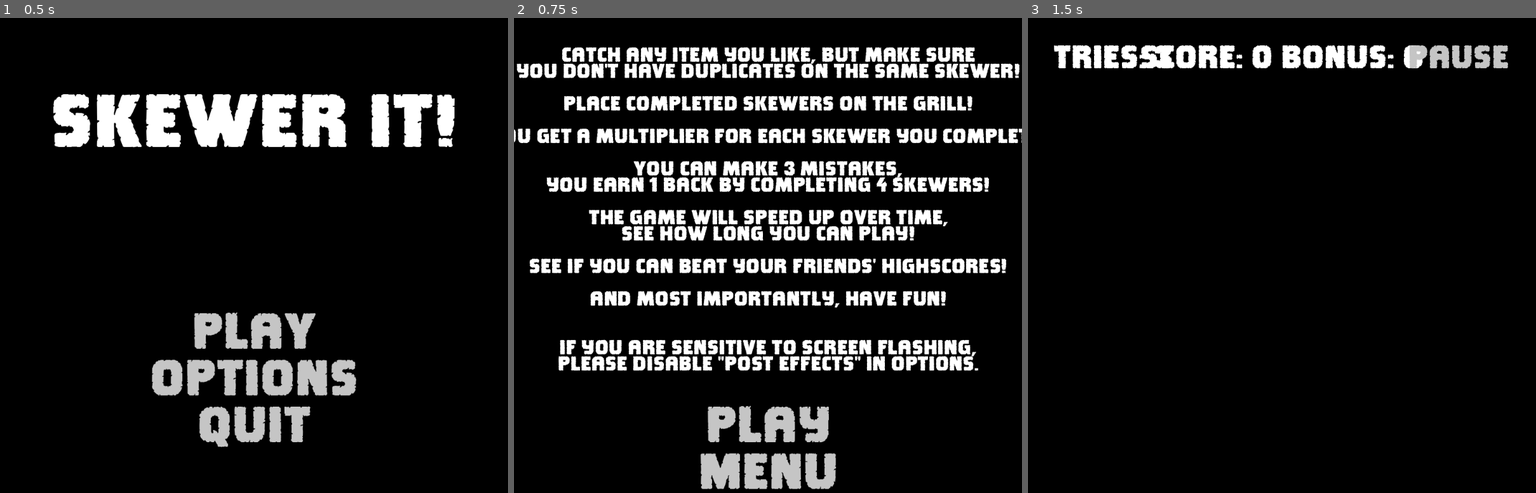
Above: before the commit, frames 1-3 (left to right).
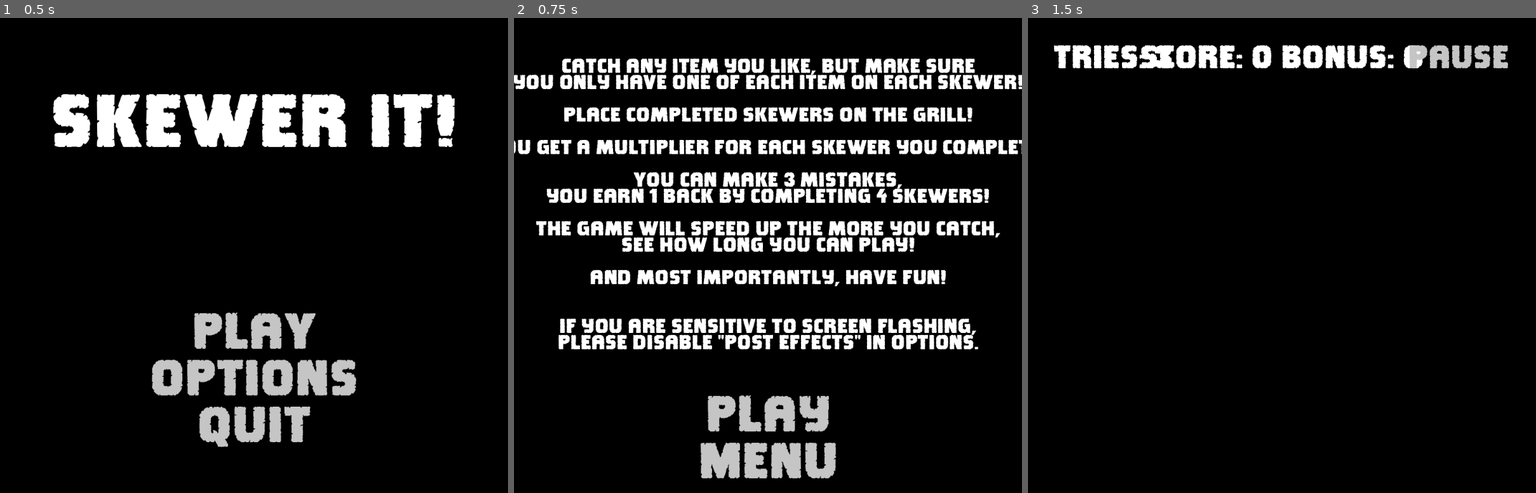
Above: after the commit, the same moments.

Repository: MichaelDawe/skewer_it
Game: Godot game, scene res://main.tscn
The game is run twice, just before and just after one commit, with the same random seed, the same clock (stepped at 60 frames per second) and the same inputs. Sound files missing from this copy of the repository are replaced by a short silence.
Inputs:
- Up to frame 1 (0.5 s): no input
- Up to frame 2 (0.75 s): click "PLAY" at 0.5 s
- Up to frame 3 (1.5 s): click "Play" at 1.25 s

Frame 1 is identical in both runs. In frame 2, 34% of the frame differs, in the area x 0-100%, y 6-100%; in frame 3, nothing differs.

Commit message:
Created Sausage texture and fixed a few small things

Diff:
--- a/credits.tscn
+++ b/credits.tscn
@@ -65,10 +65,6 @@
 Sounds from: Pixabay.com
 
 
-Thanks to My unkle kenneth for
-suggesting the 'KEN' mode.
-
-
 Thanks to all the Playtesters:
 redocrehtona
 
--- a/main.gd
+++ b/main.gd
@@ -113,7 +113,8 @@
 				$GrillFX.bus = "FX SlowMo"
 				$BadFX.bus = "FX SlowMo"
 				$HighscoreFX.bus = "FX SlowMo"
-				$Music.volume_db = -6
+				$Music.volume_db = -3
+				$Music.set_pitch_scale(0.6)
 				catchYourBreath = false
 		elif(!catchYourBreath):
 			$GoodFX.bus = "FX"
@@ -121,6 +122,7 @@
 			$BadFX.bus = "FX"
 			$HighscoreFX.bus = "FX"
 			$Music.volume_db = 0
+			$Music.set_pitch_scale(1.0)
 			catchYourBreath = true
 		#
 		playTime += delta
--- a/main.tscn
+++ b/main.tscn
@@ -5,42 +5,42 @@
 [ext_resource type="Script" path="res://Background.gd" id="3_pwabm"]
 [ext_resource type="ArrayMesh" uid="uid://cc6iu6dpx7w14" path="res://models/Aubergine.obj" id="3_w2r1g"]
 [ext_resource type="Shader" path="res://shaders/material.gdshader" id="4_6g46a"]
-[ext_resource type="Texture2D" uid="uid://4o75wuiclry5" path="res://textures/aubergine  (20230628020424).png" id="5_dia82"]
 [ext_resource type="ArrayMesh" uid="uid://c4gxgypufcvew" path="res://models/Garlic.obj" id="6_2t5ge"]
-[ext_resource type="Texture2D" uid="uid://sytdl5fhtgjm" path="res://textures/galic (20230628075115).png" id="7_5p7gu"]
+[ext_resource type="Texture2D" uid="uid://4o75wuiclry5" path="res://textures/Aubergine.png" id="7_70c85"]
 [ext_resource type="ArrayMesh" uid="uid://ejcbp2kgua65" path="res://models/Gerkin.obj" id="7_yslce"]
 [ext_resource type="ArrayMesh" uid="uid://ct5fs8f20fa7g" path="res://models/GreenPepper.obj" id="8_1pksx"]
+[ext_resource type="Texture2D" uid="uid://sytdl5fhtgjm" path="res://textures/Garlic.png" id="9_1tong"]
 [ext_resource type="ArrayMesh" uid="uid://dxu1yykbfomaj" path="res://models/Maize.obj" id="9_qny88"]
-[ext_resource type="Texture2D" uid="uid://54n8b0x5u0qy" path="res://textures/gerkin (20230628011145).png" id="9_yo6to"]
 [ext_resource type="ArrayMesh" uid="uid://3u8kppup1r0m" path="res://models/MarinatedTofu.obj" id="10_5akmt"]
-[ext_resource type="Texture2D" uid="uid://ea7gb7atcdnx" path="res://textures/greenpepper  (20230628042917).png" id="11_2pxnw"]
 [ext_resource type="ArrayMesh" uid="uid://dre75lu6vvwyg" path="res://models/Mushroom.obj" id="11_3u7ha"]
+[ext_resource type="Texture2D" uid="uid://54n8b0x5u0qy" path="res://textures/Gerkin.png" id="11_rsvxd"]
 [ext_resource type="ArrayMesh" uid="uid://5jd5i0ay2264" path="res://models/Olive.obj" id="12_pxxnx"]
-[ext_resource type="Texture2D" uid="uid://cv2xm4k8ijoar" path="res://textures/maize (20230628074548).png" id="13_i3py4"]
 [ext_resource type="ArrayMesh" uid="uid://drtwqb0ljbelm" path="res://models/Pineapple.obj" id="13_mlim2"]
+[ext_resource type="Texture2D" uid="uid://p10uyj641lrl" path="res://textures/YellowPepper.png" id="13_wjnw2"]
 [ext_resource type="ArrayMesh" uid="uid://ctsysmkgvoip8" path="res://models/RedPepper.obj" id="14_gk7ww"]
 [ext_resource type="ArrayMesh" uid="uid://bbrh83mvw8nby" path="res://models/Sausage.obj" id="15_4m00c"]
-[ext_resource type="Texture2D" uid="uid://cwirmxdg0aavo" path="res://textures/tofu2 (20230628010940).png" id="15_17qfx"]
+[ext_resource type="Texture2D" uid="uid://b8dagkhbjie0s" path="res://textures/Tomato.png" id="15_eo4ej"]
 [ext_resource type="ArrayMesh" uid="uid://d1v4400cj0oi2" path="res://models/Shallot.obj" id="16_0tfja"]
 [ext_resource type="ArrayMesh" uid="uid://yt5qh8kalteg" path="res://models/Tofu.obj" id="17_ecc5e"]
-[ext_resource type="Texture2D" uid="uid://c3lk06qgdedif" path="res://textures/mushroom (20230629032001).png" id="17_smpgd"]
+[ext_resource type="Texture2D" uid="uid://btqusv8vuxx7c" path="res://textures/Tofu.png" id="17_rgn0q"]
 [ext_resource type="ArrayMesh" uid="uid://clrf361ggk5r7" path="res://models/Tomato.obj" id="18_tjta7"]
-[ext_resource type="Texture2D" uid="uid://w2a1omfmkaeu" path="res://textures/olive (20230626074646).png" id="19_cgdbg"]
+[ext_resource type="Texture2D" uid="uid://la7n5rtkoqsg" path="res://textures/Shallot.png" id="19_7kjtb"]
 [ext_resource type="ArrayMesh" uid="uid://bg380ssepk4vu" path="res://models/YellowPepper.obj" id="19_sglii"]
-[ext_resource type="Texture2D" uid="uid://dblnwp78gjb23" path="res://textures/pineapple (20230629021551).png" id="21_f3dqv"]
-[ext_resource type="Texture2D" uid="uid://bs7nvsivyiwpd" path="res://textures/redpepper (20230628014100).png" id="23_5ao0t"]
-[ext_resource type="Texture2D" uid="uid://dwd20kfhc3ays" path="res://textures/sausage3 (20230629083445).png" id="25_42v72"]
-[ext_resource type="Texture2D" uid="uid://la7n5rtkoqsg" path="res://textures/shallot (20230629015459).png" id="27_hhv0u"]
-[ext_resource type="Texture2D" uid="uid://btqusv8vuxx7c" path="res://textures/tofu1 (20230603030406).png" id="29_ep6vy"]
-[ext_resource type="Texture2D" uid="uid://b8dagkhbjie0s" path="res://textures/tomato (20230629021339).png" id="31_pd8id"]
-[ext_resource type="Texture2D" uid="uid://p10uyj641lrl" path="res://textures/yellowpepper  (20230628014237).png" id="33_jtmga"]
-[ext_resource type="ArrayMesh" uid="uid://1nhv3lxo1dqm" path="res://models/Skewer.obj" id="34_m0car"]
+[ext_resource type="Texture2D" uid="uid://dg87qykedf6w1" path="res://textures/Sausage.png" id="21_wji5u"]
+[ext_resource type="Texture2D" uid="uid://bs7nvsivyiwpd" path="res://textures/RedPepper.png" id="23_4vmwn"]
+[ext_resource type="Texture2D" uid="uid://dblnwp78gjb23" path="res://textures/Pineapple.png" id="25_1dtoe"]
+[ext_resource type="Texture2D" uid="uid://w2a1omfmkaeu" path="res://textures/Olive.png" id="27_dwxgl"]
+[ext_resource type="Texture2D" uid="uid://c3lk06qgdedif" path="res://textures/Mushroom.png" id="29_2a5td"]
+[ext_resource type="Texture2D" uid="uid://cwirmxdg0aavo" path="res://textures/MarinatedTofu.png" id="31_m55th"]
+[ext_resource type="Texture2D" uid="uid://cv2xm4k8ijoar" path="res://textures/Maize.png" id="33_d8ax2"]
+[ext_resource type="ArrayMesh" uid="uid://1nhv3lxo1dqm" path="res://models/skewer.obj" id="34_m0car"]
+[ext_resource type="Texture2D" uid="uid://ea7gb7atcdnx" path="res://textures/GreenPepper.png" id="35_1uplo"]
 [ext_resource type="Shader" path="res://shaders/skewer.gdshader" id="35_ar3l0"]
-[ext_resource type="Texture2D" uid="uid://pfyulex635us" path="res://textures/skewer (20230701012348).png" id="35_m30ur"]
 [ext_resource type="Shader" path="res://shaders/post.gdshader" id="38_reqji"]
+[ext_resource type="Texture2D" uid="uid://pfyulex635us" path="res://textures/Skewer.png" id="38_v6ba4"]
 [ext_resource type="ArrayMesh" uid="uid://bts60bvh81d6v" path="res://models/Grill.obj" id="39_xar4n"]
 [ext_resource type="Shader" path="res://shaders/grill.gdshader" id="40_1xt65"]
-[ext_resource type="Texture2D" uid="uid://bfnybkrj74qex" path="res://textures/grill (20230709011110).png" id="41_f0b1t"]
+[ext_resource type="Texture2D" uid="uid://bfnybkrj74qex" path="res://textures/Grill.png" id="41_6h6ah"]
 [ext_resource type="AudioStream" uid="uid://bfo21jte7hum3" path="res://sounds/pluck.mp3" id="42_r2n88"]
 [ext_resource type="AudioStream" uid="uid://dmyk352cqu076" path="res://sounds/highscore.mp3" id="43_6cv70"]
 [ext_resource type="AudioStream" uid="uid://caeudvnb0w8lq" path="res://sounds/bad.mp3" id="44_f4r3q"]
@@ -80,7 +80,7 @@
 shader_parameter/pozition = null
 shader_parameter/t = null
 shader_parameter/background = null
-shader_parameter/textureImage = ExtResource("5_dia82")
+shader_parameter/textureImage = ExtResource("7_70c85")
 
 [sub_resource type="ConvexPolygonShape3D" id="ConvexPolygonShape3D_uhewm"]
 points = PackedVector3Array(2.97093, 2.60615, -0.644113, 2.51843, 2.60615, 1.62973, 2.97093, -2.60666, -0.644113, 2.518 …(311 unchanged characters)…
@@ -92,7 +92,7 @@
 shader_parameter/pozition = null
 shader_parameter/t = null
 shader_parameter/background = null
-shader_parameter/textureImage = ExtResource("7_5p7gu")
+shader_parameter/textureImage = ExtResource("9_1tong")
 
 [sub_resource type="ConvexPolygonShape3D" id="ConvexPolygonShape3D_6a6ey"]
 points = PackedVector3Array(-0.755815, -0.202294, -1.4343, -0.776479, 1.18809, -0.730232, 1.35947, -0.257978, -1.09871, …(616 unchanged characters)…
@@ -104,7 +104,7 @@
 shader_parameter/pozition = null
 shader_parameter/t = null
 shader_parameter/background = null
-shader_parameter/textureImage = ExtResource("9_yo6to")
+shader_parameter/textureImage = ExtResource("11_rsvxd")
 
 [sub_resource type="ConvexPolygonShape3D" id="ConvexPolygonShape3D_sv34w"]
 points = PackedVector3Array(2.24365, -7.84397e-05, 4.46166, 2.14436, 0.505846, 4.5006, 2.03409, -7.84397e-05, 4.98571,  …(3510 unchanged characters)…
@@ -116,7 +116,7 @@
 shader_parameter/pozition = null
 shader_parameter/t = null
 shader_parameter/background = null
-shader_parameter/textureImage = ExtResource("33_jtmga")
+shader_parameter/textureImage = ExtResource("13_wjnw2")
 
 [sub_resource type="ConvexPolygonShape3D" id="ConvexPolygonShape3D_dqffi"]
 points = PackedVector3Array(-5.10852, 0.353935, -4.03536, -5.10852, 0.353935, 3.01072, -3.77238, 1.18514, -3.94214, -4. …(936 unchanged characters)…
@@ -128,7 +128,7 @@
 shader_parameter/pozition = null
 shader_parameter/t = null
 shader_parameter/background = null
-shader_parameter/textureImage = ExtResource("31_pd8id")
+shader_parameter/textureImage = ExtResource("15_eo4ej")
 
 [sub_resource type="ConvexPolygonShape3D" id="ConvexPolygonShape3D_fp44m"]
 points = PackedVector3Array(-0.000537395, -2.67931, -0.212037, -0.969444, -2.49326, -0.261705, -0.742382, -2.21687, -1. …(3328 unchanged characters)…
@@ -140,7 +140,7 @@
 shader_parameter/pozition = null
 shader_parameter/t = null
 shader_parameter/background = null
-shader_parameter/textureImage = ExtResource("29_ep6vy")
+shader_parameter/textureImage = ExtResource("17_rgn0q")
 
 [sub_resource type="ConvexPolygonShape3D" id="ConvexPolygonShape3D_jdmm3"]
 points = PackedVector3Array(-4.40155, -2.43497, -4.40155, -4.40155, 2.43497, -4.40155, 4.40155, -2.43497, -4.40155, -4.40155, -2.43497, 4.40155, -4.40155, 2.43497, 4.40155, 4.40155, 2.43497, -4.40155, 4.40155, -2.43497, 4.40155, 4.40155, 2.43497, 4.40155)
@@ -152,7 +152,7 @@
 shader_parameter/pozition = null
 shader_parameter/t = null
 shader_parameter/background = null
-shader_parameter/textureImage = ExtResource("27_hhv0u")
+shader_parameter/textureImage = ExtResource("19_7kjtb")
 
 [sub_resource type="ConvexPolygonShape3D" id="ConvexPolygonShape3D_xxf6v"]
 points = PackedVector3Array(4.0661, -2.08446, -1.32588, 3.65846, -2.08446, -2.46723, 3.86228, -0.796569, -1.32588, 3.71 …(2041 unchanged characters)…
@@ -164,7 +164,7 @@
 shader_parameter/pozition = null
 shader_parameter/t = null
 shader_parameter/background = null
-shader_parameter/textureImage = ExtResource("25_42v72")
+shader_parameter/textureImage = ExtResource("21_wji5u")
 
 [sub_resource type="ConvexPolygonShape3D" id="ConvexPolygonShape3D_eded1"]
 points = PackedVector3Array(-3.52092, 0, -2.79192, -3.52092, -1.06855, -2.57985, -4.92904, 0, -2.41807, -3.52092, 1.068 …(2551 unchanged characters)…
@@ -176,7 +176,7 @@
 shader_parameter/pozition = null
 shader_parameter/t = null
 shader_parameter/background = null
-shader_parameter/textureImage = ExtResource("23_5ao0t")
+shader_parameter/textureImage = ExtResource("23_4vmwn")
 
 [sub_resource type="ConvexPolygonShape3D" id="ConvexPolygonShape3D_6n3sy"]
 points = PackedVector3Array(-1.55305, 0.689197, -4.40452, -3.09916, 0.69927, -4.31743, -3.09677, 1.60988, -4.31743, -1. …(808 unchanged characters)…
@@ -188,7 +188,7 @@
 shader_parameter/pozition = null
 shader_parameter/t = null
 shader_parameter/background = null
-shader_parameter/textureImage = ExtResource("21_f3dqv")
+shader_parameter/textureImage = ExtResource("25_1dtoe")
 
 [sub_resource type="ConvexPolygonShape3D" id="ConvexPolygonShape3D_j3t1m"]
 points = PackedVector3Array(3.15944, 2.01552, -0.0531304, 3.15944, -2.01592, -0.0531304, 2.83718, 2.01552, -2.06105, 2. …(303 unchanged characters)…
@@ -200,7 +200,7 @@
 shader_parameter/pozition = null
 shader_parameter/t = null
 shader_parameter/background = null
-shader_parameter/textureImage = ExtResource("19_cgdbg")
+shader_parameter/textureImage = ExtResource("27_dwxgl")
 
 [sub_resource type="ConvexPolygonShape3D" id="ConvexPolygonShape3D_2ucec"]
 points = PackedVector3Array(0.722282, 0.364736, -2.07149, 0.722282, -0.521127, -2.03823, -0.0575185, 0.450092, -1.87196 …(2483 unchanged characters)…
@@ -212,7 +212,7 @@
 shader_parameter/pozition = null
 shader_parameter/t = null
 shader_parameter/background = null
-shader_parameter/textureImage = ExtResource("17_smpgd")
+shader_parameter/textureImage = ExtResource("29_2a5td")
 
 [sub_resource type="ConvexPolygonShape3D" id="ConvexPolygonShape3D_c1d52"]
 points = PackedVector3Array(-1.09232, -1.1507, -3.90491, -0.00606251, -2.04498, -3.90353, -1.51874, -2.12818, -3.90284, …(1814 unchanged characters)…
@@ -224,7 +224,7 @@
 shader_parameter/pozition = 70.49
 shader_parameter/t = null
 shader_parameter/background = Vector3(0, 0.185, 0.695)
-shader_parameter/textureImage = ExtResource("15_17qfx")
+shader_parameter/textureImage = ExtResource("31_m55th")
 
 [sub_resource type="ConvexPolygonShape3D" id="ConvexPolygonShape3D_0oguj"]
 points = PackedVector3Array(3.81544, 2.49206, 5.50035, 3.37614, 2.49206, 5.94001, 3.81544, -2.49264, 5.50035, 3.81544,  …(592 unchanged characters)…
@@ -236,7 +236,7 @@
 shader_parameter/pozition = null
 shader_parameter/t = null
 shader_parameter/background = null
-shader_parameter/textureImage = ExtResource("13_i3py4")
+shader_parameter/textureImage = ExtResource("33_d8ax2")
 
 [sub_resource type="ConvexPolygonShape3D" id="ConvexPolygonShape3D_7r28p"]
 points = PackedVector3Array(9.53674e-07, -2.05045, -4.33264, -0.784774, -1.8947, -4.33264, 0.784374, -1.8947, -4.33264, …(816 unchanged characters)…
@@ -248,7 +248,7 @@
 shader_parameter/pozition = null
 shader_parameter/t = null
 shader_parameter/background = null
-shader_parameter/textureImage = ExtResource("11_2pxnw")
+shader_parameter/textureImage = ExtResource("35_1uplo")
 
 [sub_resource type="ConvexPolygonShape3D" id="ConvexPolygonShape3D_jwuss"]
 points = PackedVector3Array(4.08604, -0.270897, -3.2337, 3.88442, -1.55716, -3.07367, 4.08604, -0.270897, -4.36241, 4.0 …(735 unchanged characters)…
@@ -256,7 +256,7 @@
 [sub_resource type="ShaderMaterial" id="ShaderMaterial_1u1wv"]
 render_priority = 0
 shader = ExtResource("35_ar3l0")
-shader_parameter/textureImage = ExtResource("35_m30ur")
+shader_parameter/textureImage = ExtResource("38_v6ba4")
 
 [sub_resource type="ShaderMaterial" id="ShaderMaterial_7luey"]
 render_priority = 0
@@ -265,7 +265,7 @@
 shader_parameter/pozition = null
 shader_parameter/t = null
 shader_parameter/background = null
-shader_parameter/textureImage = ExtResource("5_dia82")
+shader_parameter/textureImage = ExtResource("7_70c85")
 
 [sub_resource type="ShaderMaterial" id="ShaderMaterial_26wns"]
 render_priority = 0
@@ -274,7 +274,7 @@
 shader_parameter/pozition = null
 shader_parameter/t = null
 shader_parameter/background = null
-shader_parameter/textureImage = ExtResource("7_5p7gu")
+shader_parameter/textureImage = ExtResource("9_1tong")
 
 [sub_resource type="ShaderMaterial" id="ShaderMaterial_sm546"]
 render_priority = 0
@@ -283,7 +283,7 @@
 shader_parameter/pozition = null
 shader_parameter/t = null
 shader_parameter/background = null
-shader_parameter/textureImage = ExtResource("9_yo6to")
+shader_parameter/textureImage = ExtResource("11_rsvxd")
 
 [sub_resource type="ShaderMaterial" id="ShaderMaterial_uma4d"]
 render_priority = 0
@@ -292,7 +292,7 @@
 shader_parameter/pozition = null
 shader_parameter/t = null
 shader_parameter/background = null
-shader_parameter/textureImage = ExtResource("33_jtmga")
+shader_parameter/textureImage = ExtResource("13_wjnw2")
 
 [sub_resource type="ShaderMaterial" id="ShaderMaterial_rikrp"]
 render_priority = 0
@@ -301,7 +301,7 @@
 shader_parameter/pozition = null
 shader_parameter/t = null
 shader_parameter/background = null
-shader_parameter/textureImage = ExtResource("31_pd8id")
+shader_parameter/textureImage = ExtResource("15_eo4ej")
 
 [sub_resource type="ShaderMaterial" id="ShaderMaterial_ucnn4"]
 render_priority = 0
@@ -310,7 +310,7 @@
 shader_parameter/pozition = null
 shader_parameter/t = null
 shader_parameter/background = null
-shader_parameter/textureImage = ExtResource("29_ep6vy")
+shader_parameter/textureImage = ExtResource("17_rgn0q")
 
 [sub_resource type="ShaderMaterial" id="ShaderMaterial_3dvna"]
 render_priority = 0
@@ -319,7 +319,7 @@
 shader_parameter/pozition = null
 shader_parameter/t = null
 shader_parameter/background = null
-shader_parameter/textureImage = ExtResource("27_hhv0u")
+shader_parameter/textureImage = ExtResource("19_7kjtb")
 
 [sub_resource type="ShaderMaterial" id="ShaderMaterial_fwq41"]
 render_priority = 0
@@ -328,7 +328,7 @@
 shader_parameter/pozition = null
 shader_parameter/t = null
 shader_parameter/background = null
-shader_parameter/textureImage = ExtResource("25_42v72")
+shader_parameter/textureImage = ExtResource("21_wji5u")
 
 [sub_resource type="ShaderMaterial" id="ShaderMaterial_ixesn"]
 render_priority = 0
@@ -337,7 +337,7 @@
 shader_parameter/pozition = null
 shader_parameter/t = null
 shader_parameter/background = null
-shader_parameter/textureImage = ExtResource("23_5ao0t")
+shader_parameter/textureImage = ExtResource("23_4vmwn")
 
 [sub_resource type="ShaderMaterial" id="ShaderMaterial_evo2i"]
 render_priority = 0
@@ -346,7 +346,7 @@
 shader_parameter/pozition = null
 shader_parameter/t = null
 shader_parameter/background = null
-shader_parameter/textureImage = ExtResource("21_f3dqv")
+shader_parameter/textureImage = ExtResource("25_1dtoe")
 
 [sub_resource type="ShaderMaterial" id="ShaderMaterial_h3rkl"]
 render_priority = 0
@@ -355,7 +355,7 @@
 shader_parameter/pozition = null
 shader_parameter/t = null
 shader_parameter/background = null
-shader_parameter/textureImage = ExtResource("19_cgdbg")
+shader_parameter/textureImage = ExtResource("27_dwxgl")
 
 [sub_resource type="ShaderMaterial" id="ShaderMaterial_y383v"]
 render_priority = 0
@@ -364,7 +364,7 @@
 shader_parameter/pozition = null
 shader_parameter/t = null
 shader_parameter/background = null
-shader_parameter/textureImage = ExtResource("17_smpgd")
+shader_parameter/textureImage = ExtResource("29_2a5td")
 
 [sub_resource type="ShaderMaterial" id="ShaderMaterial_krkux"]
 render_priority = 0
@@ -373,7 +373,7 @@
 shader_parameter/pozition = 0.0
 shader_parameter/t = null
 shader_parameter/background = null
-shader_parameter/textureImage = ExtResource("15_17qfx")
+shader_parameter/textureImage = ExtResource("31_m55th")
 
 [sub_resource type="ShaderMaterial" id="ShaderMaterial_olte6"]
 render_priority = 0
@@ -382,7 +382,7 @@
 shader_parameter/pozition = null
 shader_parameter/t = null
 shader_parameter/background = null
-shader_parameter/textureImage = ExtResource("13_i3py4")
+shader_parameter/textureImage = ExtResource("33_d8ax2")
 
 [sub_resource type="ShaderMaterial" id="ShaderMaterial_7ujxe"]
 render_priority = 0
@@ -391,12 +391,12 @@
 shader_parameter/pozition = null
 shader_parameter/t = null
 shader_parameter/background = null
-shader_parameter/textureImage = ExtResource("11_2pxnw")
+shader_parameter/textureImage = ExtResource("35_1uplo")
 
 [sub_resource type="ShaderMaterial" id="ShaderMaterial_8mp0h"]
 render_priority = 0
 shader = ExtResource("40_1xt65")
-shader_parameter/textureImage = ExtResource("41_f0b1t")
+shader_parameter/textureImage = ExtResource("41_6h6ah")
 
 [sub_resource type="ConvexPolygonShape3D" id="ConvexPolygonShape3D_sthrf"]
 points = PackedVector3Array(-11.9778, 0, -4.92872, -11.9778, -1.5231, -4.6875, -11.9778, 0, 4.92775, 11.9755, 0, -4.928 …(519 unchanged characters)…
--- a/tutorial.tscn
+++ b/tutorial.tscn
@@ -55,7 +55,7 @@
 theme_override_font_sizes/normal_font_size = 40
 bbcode_enabled = true
 text = "[center]Catch any item you like, but make sure
-you don't have duplicates on the same skewer!
+you only have one of each item on each skewer!
 
 Place completed skewers on the grill!
 
@@ -64,10 +64,8 @@
 You can make 3 mistakes,
 you earn 1 back by completing 4 skewers!
 
-The game will speed up over time,
+The game will speed up the more you catch,
 see how long you can play!
-
-See if you can beat your friends' highscores!
 
 And most importantly, have fun!
 
Not shown, changed: models/skewer.obj.import
Renamed: textures/aubergine (20230628020424).png -> textures/Aubergine.png
Not shown, added: textures/Aubergine.png.import
Renamed: textures/galic (20230628075115).png -> textures/Garlic.png
Not shown, changed: textures/Garlic.png.import
Renamed: textures/gerkin (20230628011145).png -> textures/Gerkin.png
Not shown, changed: textures/Gerkin.png.import
Renamed: textures/greenpepper (20230628042917).png -> textures/GreenPepper.png
Not shown, changed: textures/GreenPepper.png.import
Renamed: textures/grill (20230709011110).png -> textures/Grill.png
Not shown, changed: textures/Grill.png.import
Renamed: textures/maize (20230628074548).png -> textures/Maize.png
(and 24 more such lines)
